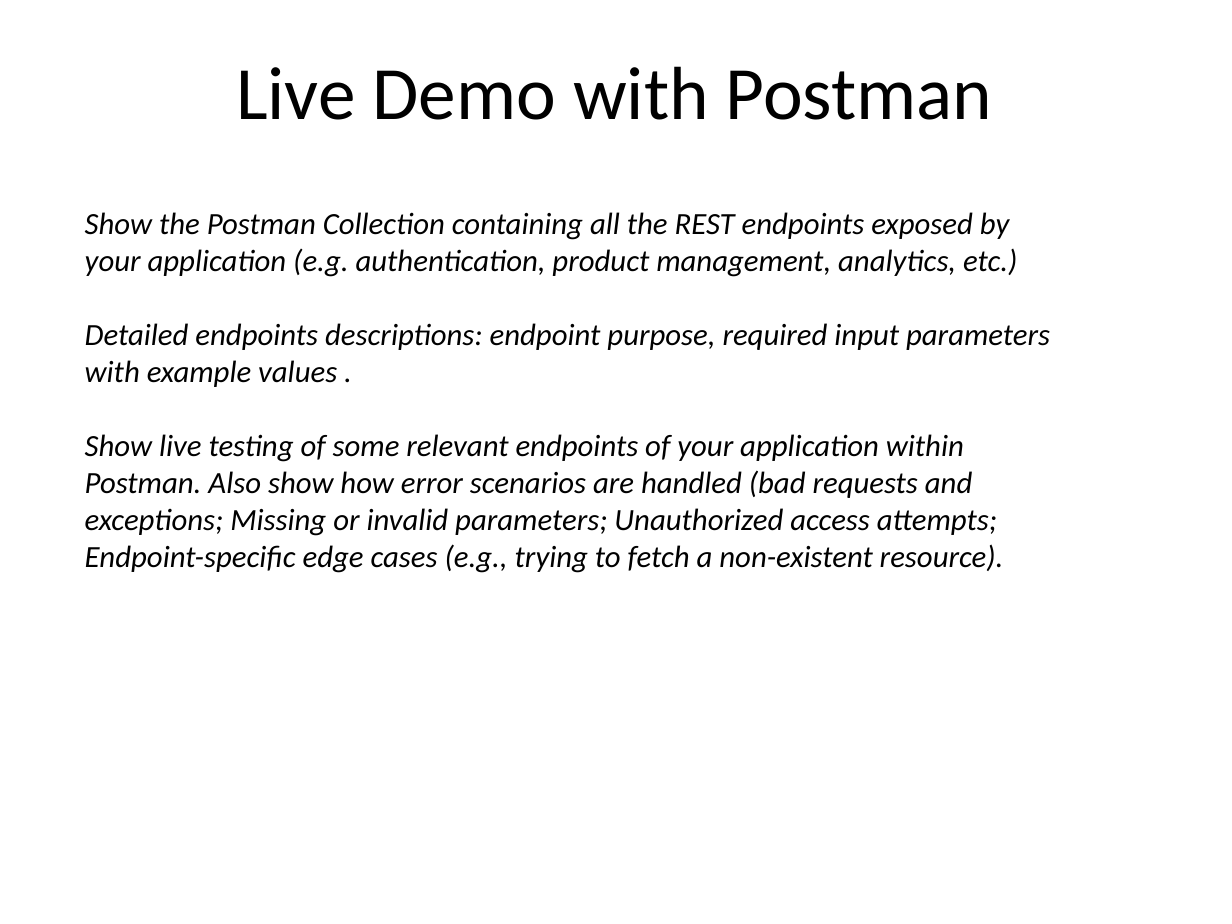
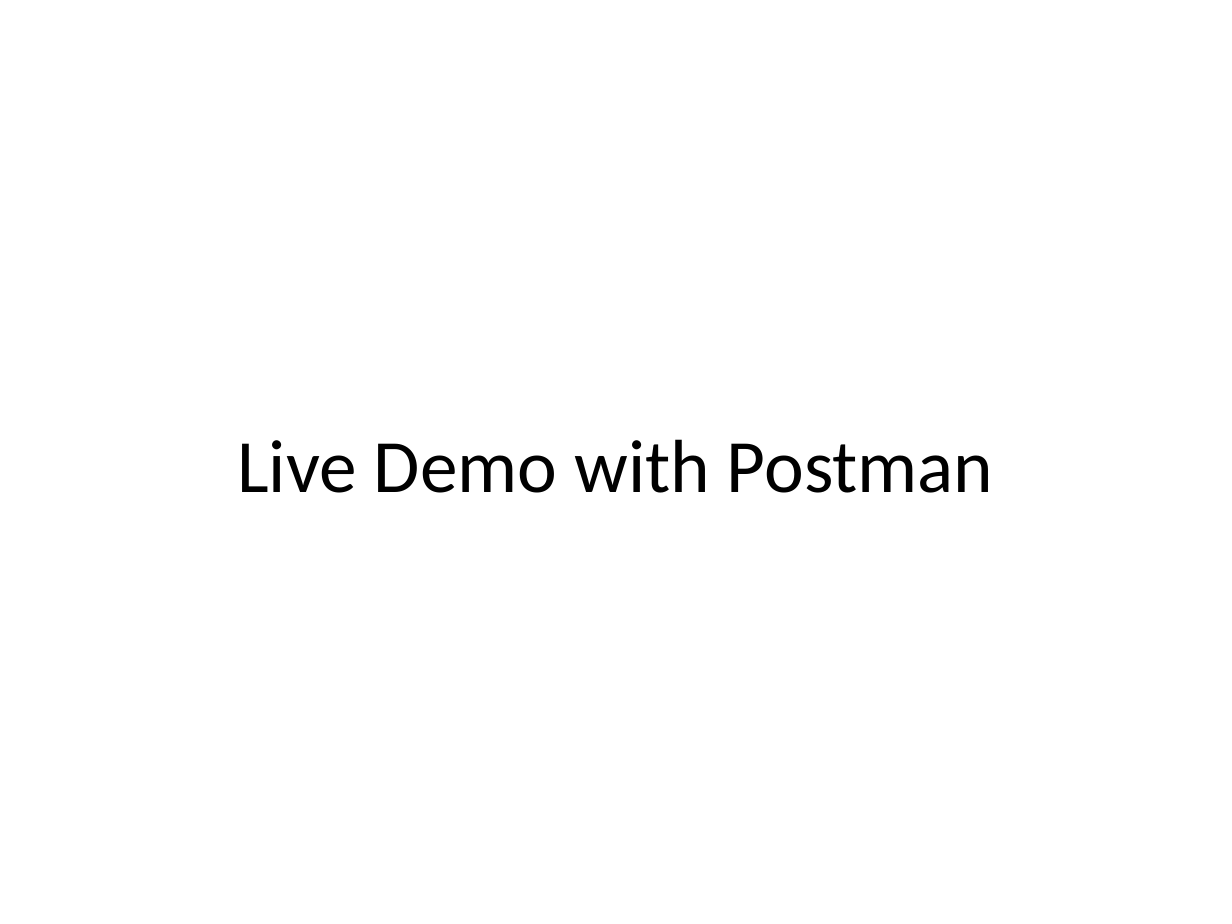
Before and after one commit to Arzazrel/Project_LSMSDB_25, a slide deck: slide 48 of documentation/Project_Presentation_MyFuture_Diana.pptx (slide 33 before the commit). Drawn at 1232x924 pixels with LibreOffice and Linux fonts; fonts in the diff are those of the drawing; background and template pictures are left out. Boxes give left, top, right and bottom in pixels: in the first picture for what was removed or moved away, otherwise in the second. Text is boxed around its words. In the diff, an @@ line names an element or a change of style, - is before the commit and + after.

```diff
--- a/documentation/Project_Presentation_MyFuture_Diana.pptx
+++ b/documentation/Project_Presentation_MyFuture_Diana.pptx
@@ text removed at (85,212,1050,573) @@
-Show the Postman Collection containing all the REST endpoints exposed by your application (e.g. authentication, product management, analytics, etc.)
-Detailed endpoints descriptions: endpoint purpose, required input parameters with example values .
-Show live testing of some relevant endpoints of your application within Postman. Also show how error scenarios are handled (bad requests and exceptions; Missing or invalid parameters; Unauthorized access attempts; Endpoint-specific edge cases (e.g., trying to fetch a non-existent resource).
@@ title "Live Demo with Postman": place and size @@
-title "Live Demo with Postman" at (236,66,993,120)
+title "Live Demo with Postman" at (237,439,994,493)
```
Also in this commit, not shown: 6 other slides changed, 37 slides added, 19 slides removed, 2 other files.
